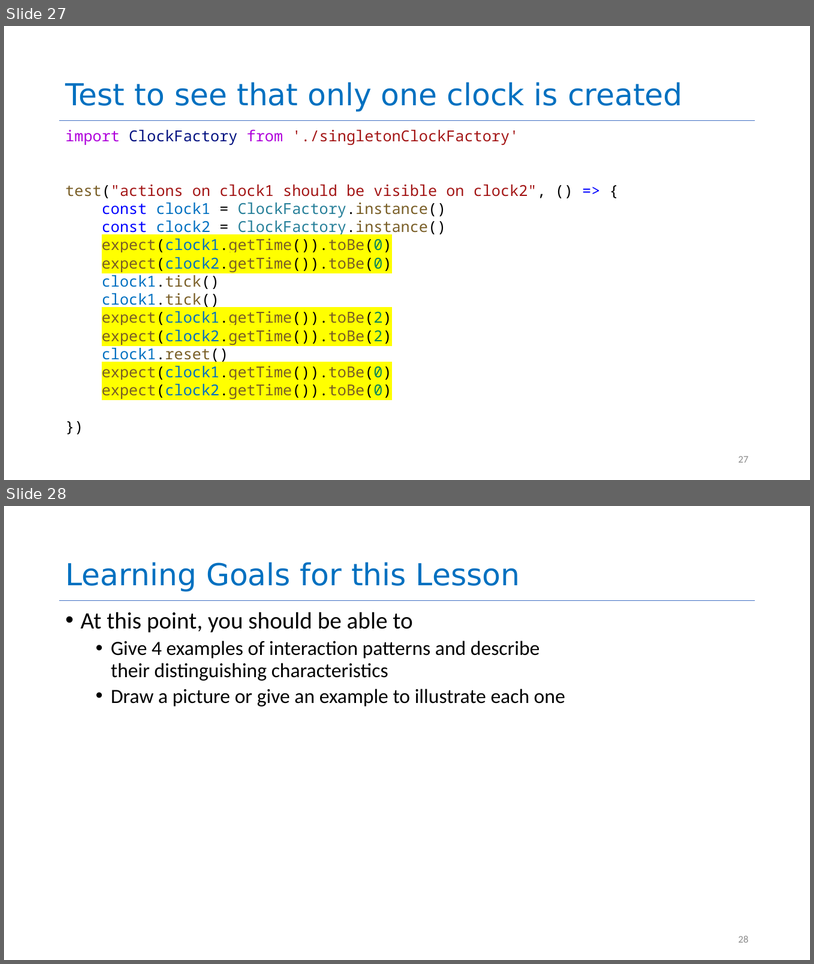
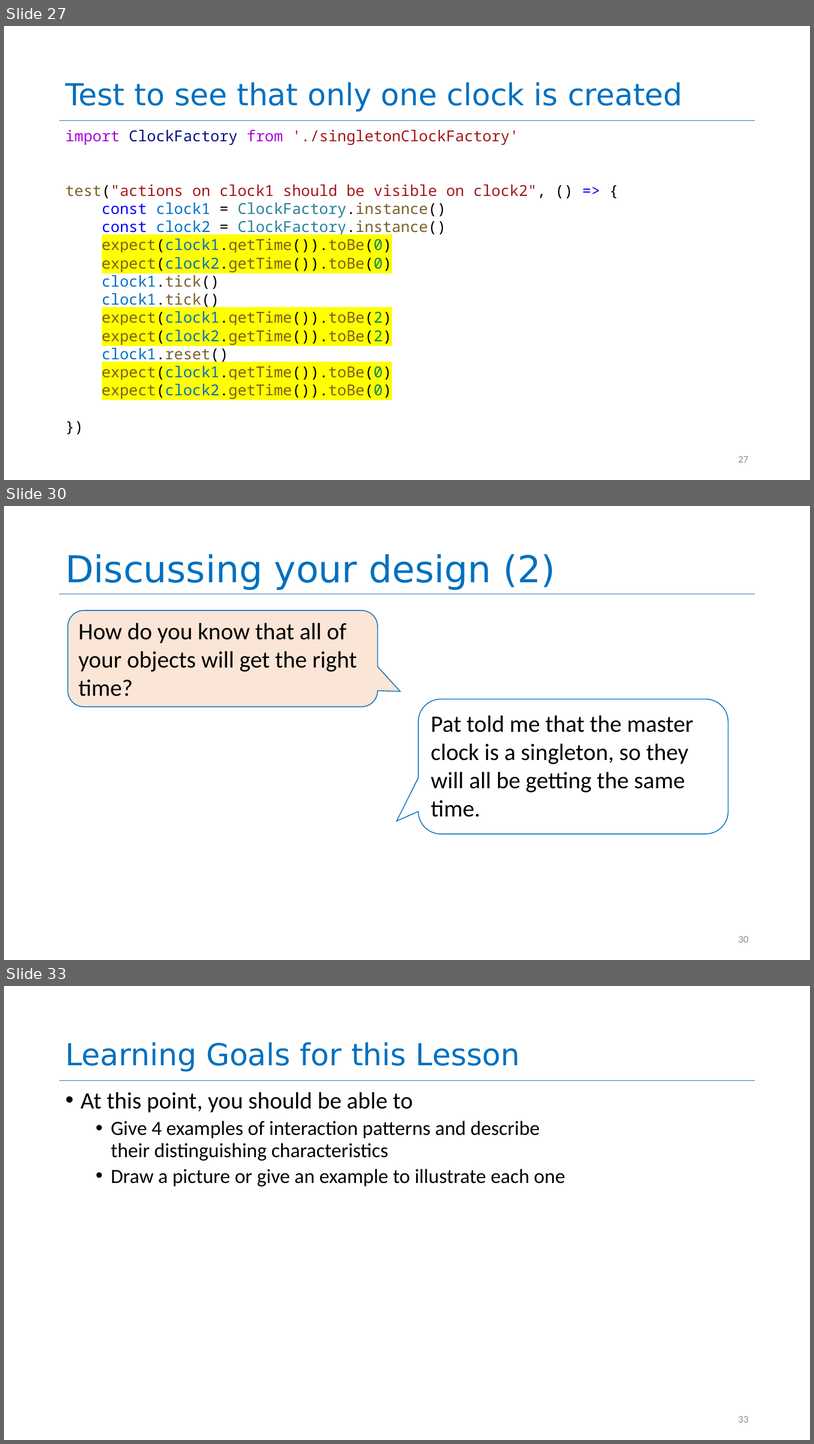
Before and after one commit to neu-se/CS4530-Spring-2022, a slide deck: Slides/Lesson 2.3 The Interaction Scale.pptx. Shown one above the other, each under a label of ours: slides 27 and 28 before the commit, slides 27, 30 and 33 after it; the slides between them are not shown. The pictures are 814x964 and 814x1444 pixels, drawn with LibreOffice and Linux fonts; fonts in the diff are those of the drawing. Boxes give left, top, right and bottom in pixels: in the first picture for what was removed or moved away, otherwise in the second. Text is boxed around its words. In the diff, an @@ line names an element or a change of style, - is before the commit and + after.

```diff
--- a/Slides/Lesson 2.3 The Interaction Scale.pptx
+++ b/Slides/Lesson 2.3 The Interaction Scale.pptx
@@ slide 30 added at <box>4,506,810,960</box>, background #FFFFFF @@
@@ title added at <box>65,554,555,590</box>, 44 pt, text #0070C0 @@
+Discussing your design (2)
@@ line added from (60, 594) to (755, 594), #4472C4 0.5 pt @@
@@ rounded speech box added at <box>68,610,378,707</box>, fill #FBE5D6, outline #0070C0 1 pt, 28 pt, text #000000 @@
+How do you know that all of your objects will get the right
+time?
@@ rounded speech box added at <box>419,699,728,834</box>, fill #FFFFFF, outline #0070C0 1 pt, 28 pt, text #000000 @@
+Pat told me that the master clock is a singleton, so they will all be getting the same time.
@@ page number added at <box>738,936,749,942</box>, 12 pt, text #8C8C8C @@
+30
@@ what was slide 28 is now slide 33 @@
@@ page number at <box>738,1416,749,1422</box>: text changed @@
-28
+33
```
Also in this commit, not shown: 4 other slides added.
